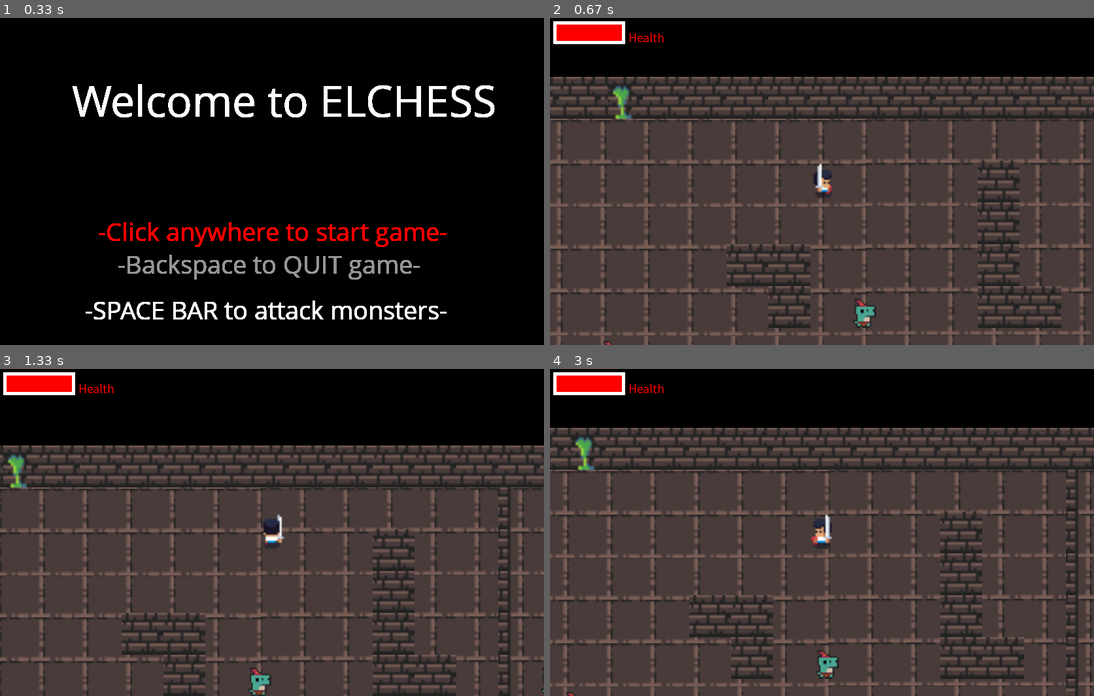
Above: before the commit, frames 1-4 (two rows, left to right).
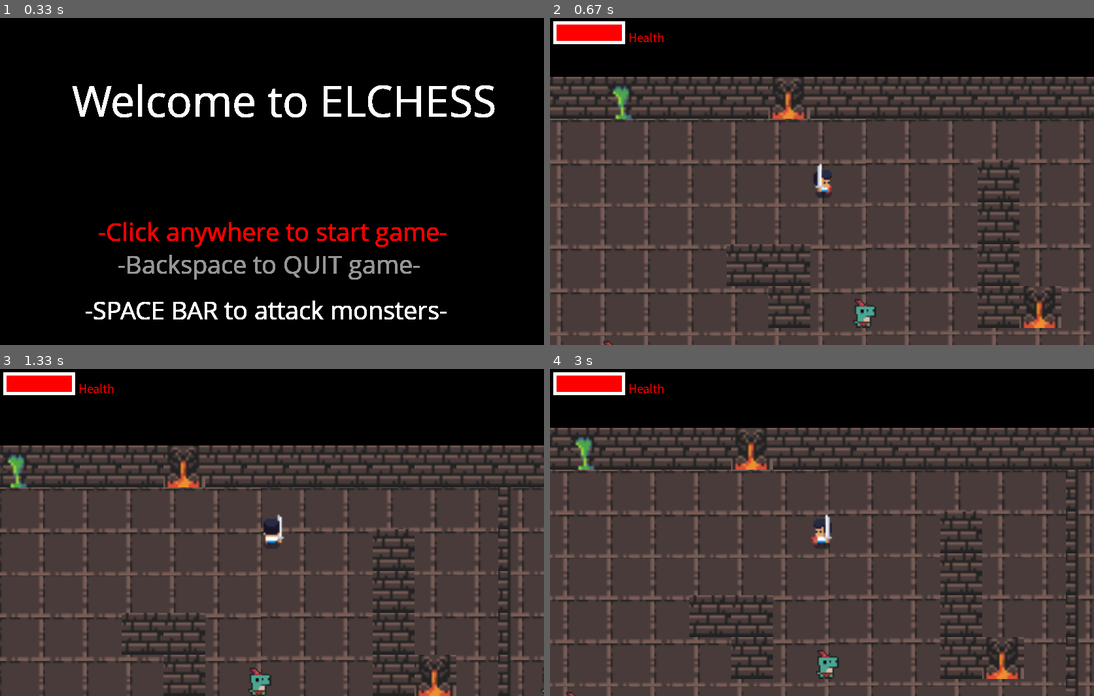
Above: after the commit, the same moments.

Repository: kobemaristela/ElChess
Game: pygame game, started from Map/rpg_game.py
The game is run twice, just before and just after one commit, with the same random seed, the same clock (stepped at 60 frames per second) and the same inputs.
Inputs (mouse positions are in pixels of both pictures, inside the frame that each line leads up to):
- Up to frame 1 (0.33 s): no input
- Up to frame 2 (0.67 s): click (822, 181) at 0.38 s
- Up to frame 3 (1.33 s): hold Right 0.67-1.13 s; hold Up from 1.17 s (still down); tap Space at 1.23 s
- Up to frame 4 (3 s): release Up at 1.47 s; hold Right 1.5-1.97 s; tap Space at 1.57, 1.87, 2.07, 2.37, 2.63, 2.97 s; hold Left 2-2.53 s; hold Down 2.57-2.87 s; hold Left from 2.9 s (still down)

Frame 1 is identical in both runs. In frame 2, 1.0% of the frame differs, in the area x 40-94%, y 18-95%; in frame 3, 1.0%; in frame 4, 1.0%.

Commit message:
Added other graphics and beginning of door logic

Diff:
--- a/Map/hero.py
+++ b/Map/hero.py
@@ -14,6 +14,7 @@
     QUIT
 )
 from monster import Monster
+#from map_tiles import Trigger_Door
 
 class Hero(pygame.sprite.Sprite):
     def __init__(self, position, groups, name, obstacle_sprites, level=1, hp=3, health=100):
@@ -73,6 +74,11 @@
         if key_pressed[pygame.K_SPACE] and not self.attacking:
             self.attacking = True
 
+            #attack audio
+            # self.attack_sound = pygame.mixer.Sound(pathlib.Path(__file__).parent.parent /  'Graphics-Audio/sound-effects/attack_sound.wav')
+            # self.attack_sound.set_volume(0.6)
+            # self.attack_sound.play()
+
     def import_player_assets(self):
         player_path = pathlib.Path(__file__).parent.parent / 'Graphics-Audio/player/'
         self.animations = {'right_idle': [], 'left_idle': [], 'up_idle': [], 'down_idle': [],
@@ -81,6 +87,12 @@
         for animation in self.animations.keys():
             full_path = player_path / animation
             self.animations[animation] = import_folder(full_path)
+
+        #self.door_animations = {'trigger_door': []}
+        #door_path = pathlib.Path(__file__).parent.parent / 'Graphics-Audio/door/'
+        #for door_frame_animation in self.door_animations.keys():
+        #    full_path = door_path / door_frame_animation
+        #    self.door_animations[door_frame_animation] = import_folder(full_path)
         print(self.animations)
 
     def get_status(self):
@@ -127,6 +139,13 @@
                 #print("monster collision\n")
                 self.health -= 0.5
 
+            # if type(sprite) == Trigger_Door:
+            #     print('door triggered')
+            #     if sprite.door_status == 'closed':
+            #         Trigger_Door.open_door(sprite)
+            #     else:
+            #         Trigger_Door.close_door(sprite)
+
             if direction == "horizontal":
                 if self.direction.x > 0:
                     self.rect.right = sprite.rect.left
@@ -138,7 +157,6 @@
                 if self.direction.y < 0:
                     self.rect.top = sprite.rect.bottom
 
-
     def update(self):
         self.keyboard_input()
         #self.get_status()
--- a/Map/map_constants.py
+++ b/Map/map_constants.py
@@ -10,40 +10,40 @@
 HEALTH_BAR_HEIGHT, BG_HEIGHT = 25, 35
 
 RPG_MAP = [
-['w','w','g','w','w','w','w','w','w','w','w','w','w','w','w','w','w','w','w','w','w','w','w','w','w','w','l'],
+['w','w','g','w','w','w','f','w','w','w','w','w','w','w','w','w','w','w','w','w','w','w','w','w','w','w','l'],
 ['l',' ',' ',' ',' ',' ',' ',' ',' ',' ',' ',' ',' ',' ','l',' ',' ','r',' ',' ',' ',' ',' ',' ',' ',' ','l'],
 ['l',' ',' ',' ',' ',' ',' ','p',' ',' ',' ','w',' ',' ','l',' ',' ','r',' ',' ',' ',' ',' ',' ',' ',' ','l'],
 ['l',' ',' ',' ',' ',' ',' ',' ',' ',' ',' ','w',' ',' ','l',' ',' ','r',' ','B',' ',' ',' ',' ',' ',' ','l'],
 ['l',' ',' ',' ',' ','w','w',' ',' ',' ',' ','w',' ',' ','l',' ',' ','r',' ',' ',' ',' ',' ',' ',' ',' ','l'],
-['l',' ',' ',' ',' ',' ','w',' ','M',' ',' ','w','w',' ','l','M',' ','r',' ',' ',' ',' ',' ',' ',' ',' ','l'],
+['l',' ',' ',' ',' ',' ','w',' ','M',' ',' ','w','f',' ','l','M',' ','r',' ',' ',' ',' ',' ',' ',' ',' ','l'],
 ['l',' ','M',' ',' ',' ',' ',' ',' ',' ',' ',' ',' ',' ','l',' ',' ','w','w','w',' ',' ',' ',' ',' ',' ','l'],
 ['l',' ',' ',' ',' ',' ',' ',' ','g','w','w',' ',' ',' ','l',' ',' ',' ',' ','r',' ',' ',' ',' ',' ',' ','l'],
-['w','w','d','w','w','w','w',' ',' ',' ','w',' ',' ','w','l',' ',' ',' ',' ','r','w',' ',' ',' ',' ',' ','l'],
+['w','w','d','w','f','w','w',' ',' ',' ','w',' ',' ','w','l',' ',' ',' ',' ','r','w',' ',' ',' ','M',' ','l'],
 ['l',' ',' ',' ',' ',' ','w',' ',' ',' ',' ',' ',' ',' ','l',' ',' ',' ',' ',' ','r','w',' ',' ',' ',' ','l'],
 ['l',' ',' ',' ',' ',' ','w',' ',' ','M',' ',' ',' ','M','l',' ',' ',' ',' ',' ',' ','r','w',' ',' ',' ','l'],
 ['l',' ',' ',' ','M',' ','w',' ',' ',' ',' ',' ',' ',' ','l',' ',' ',' ',' ',' ',' ',' ',' ',' ',' ',' ','l'],
-['l',' ',' ',' ',' ','w','w',' ',' ',' ',' ','w',' ',' ','l',' ',' ',' ',' ',' ',' ',' ',' ',' ',' ',' ','l'],
-['w','g','w','w','w','w','g','w','w','w','w','w','w',' ','l',' ',' ',' ',' ',' ',' ',' ',' ',' ',' ',' ','l'],
+['l',' ',' ',' ',' ','w','w',' ',' ',' ',' ','w',' ',' ','l',' ',' ','f','f',' ',' ',' ',' ',' ',' ',' ','l'],
+['w','g','w','w','w','w','g','w','w','w','f','w','w',' ','l',' ',' ',' ',' ','w',' ',' ',' ',' ','M',' ','l'],
 ['l',' ',' ',' ',' ',' ',' ',' ',' ',' ',' ',' ',' ',' ','l',' ',' ',' ',' ',' ',' ',' ',' ',' ',' ',' ','l'],
+['l',' ',' ',' ',' ',' ',' ',' ',' ',' ',' ',' ',' ',' ','l',' ',' ',' ',' ',' ','M',' ',' ',' ',' ',' ','l'],
+['l',' ',' ','f',' ',' ','M',' ',' ',' ',' ',' ',' ',' ','l',' ',' ',' ',' ',' ',' ',' ',' ',' ',' ',' ','l'],
 ['l',' ',' ',' ',' ',' ',' ',' ',' ',' ',' ',' ',' ',' ','l',' ',' ',' ',' ',' ',' ',' ',' ',' ',' ',' ','l'],
-['l',' ',' ',' ',' ',' ',' ',' ',' ',' ',' ',' ',' ',' ','l',' ',' ',' ',' ',' ',' ',' ',' ',' ',' ',' ','l'],
-['l',' ',' ',' ',' ',' ',' ',' ',' ',' ',' ',' ',' ',' ','l',' ',' ',' ',' ',' ',' ',' ',' ',' ',' ',' ','l'],
-['l',' ',' ',' ',' ',' ',' ',' ',' ',' ',' ','w',' ',' ','w','w','w','w',' ',' ','w','w','w','w','w','w','l'],
+['l',' ',' ',' ',' ',' ',' ',' ',' ',' ',' ','w',' ',' ','w','w','w','w',' ',' ','w','w','f','w','w','w','l'],
 ['l',' ',' ',' ',' ',' ',' ',' ',' ',' ','g','w','g',' ','l',' ',' ',' ',' ',' ',' ',' ',' ',' ',' ',' ','l'],
-['l',' ',' ',' ',' ',' ',' ',' ',' ',' ',' ','w',' ',' ','l',' ',' ',' ',' ',' ',' ',' ',' ',' ',' ',' ','l'],
+['l',' ',' ',' ',' ',' ',' ',' ',' ',' ',' ','f',' ',' ','l',' ',' ',' ',' ',' ',' ',' ',' ',' ',' ',' ','l'],
 ['l',' ',' ','M',' ',' ',' ',' ',' ',' ',' ',' ',' ',' ','l',' ',' ',' ',' ',' ',' ',' ',' ',' ',' ',' ','l'],
-['l',' ',' ',' ',' ',' ',' ',' ',' ',' ',' ',' ',' ',' ','l',' ',' ',' ',' ',' ',' ',' ',' ',' ',' ',' ','l'],
+['l',' ',' ',' ',' ',' ',' ',' ',' ',' ',' ',' ',' ',' ','l',' ','M',' ',' ',' ',' ',' ',' ',' ',' ',' ','l'],
+['l',' ',' ',' ',' ','w',' ',' ',' ',' ','M',' ',' ',' ','l',' ',' ',' ',' ',' ',' ',' ',' ',' ',' ',' ','l'],
 ['l',' ',' ',' ',' ','w',' ',' ',' ',' ',' ',' ',' ',' ','l',' ',' ',' ',' ',' ',' ',' ',' ',' ',' ',' ','l'],
-['l',' ',' ',' ',' ','w',' ',' ',' ',' ',' ',' ',' ',' ','l',' ',' ',' ',' ',' ',' ',' ',' ',' ',' ',' ','l'],
-['l',' ',' ',' ',' ','w',' ',' ',' ',' ',' ',' ',' ',' ','l',' ',' ',' ',' ',' ',' ',' ',' ',' ',' ',' ','l'],
+['l',' ',' ',' ',' ','w',' ',' ',' ',' ',' ',' ',' ',' ','l',' ',' ',' ',' ',' ','M',' ',' ',' ',' ',' ','l'],
 ['l',' ',' ','g','w','w','g',' ',' ',' ',' ',' ',' ',' ','l',' ',' ',' ',' ',' ',' ',' ',' ',' ',' ',' ','l'],
 ['l',' ',' ',' ',' ',' ',' ',' ',' ',' ',' ',' ',' ',' ','l',' ',' ',' ',' ',' ',' ',' ',' ',' ',' ',' ','l'],
-['l',' ',' ',' ',' ',' ',' ',' ',' ',' ',' ',' ',' ','w','l',' ',' ',' ',' ',' ',' ',' ',' ',' ',' ',' ','l'],
+['l',' ',' ',' ',' ',' ',' ',' ',' ',' ',' ',' ',' ','w','l',' ',' ',' ',' ',' ',' ',' ',' ','M',' ',' ','l'],
 ['l',' ',' ',' ','w',' ',' ',' ',' ',' ',' ',' ','w','l',' ',' ',' ',' ',' ',' ',' ',' ',' ',' ',' ',' ','l'],
 ['l',' ',' ',' ',' ','w',' ',' ',' ',' ',' ',' ','w','l',' ',' ',' ',' ',' ',' ',' ',' ',' ',' ',' ',' ','l'],
-['l',' ',' ',' ',' ',' ','w',' ',' ',' ',' ','g','w','l',' ',' ',' ',' ',' ',' ',' ',' ',' ',' ',' ',' ','l'],
+['l',' ',' ',' ',' ',' ','f',' ',' ',' ',' ','g','f','l',' ',' ',' ',' ','M',' ',' ',' ',' ',' ',' ',' ','l'],
 ['l',' ',' ',' ','g','w',' ',' ',' ',' ',' ',' ',' ',' ',' ',' ',' ',' ',' ',' ',' ',' ',' ',' ',' ',' ','l'],
-['l',' ',' ',' ',' ',' ',' ',' ',' ',' ',' ',' ',' ',' ',' ',' ',' ',' ',' ',' ',' ',' ',' ',' ',' ',' ','l'],
+['l',' ',' ',' ',' ',' ',' ',' ','M',' ',' ',' ',' ',' ',' ',' ',' ',' ',' ',' ',' ',' ',' ',' ',' ',' ','l'],
 ['l',' ',' ',' ',' ',' ',' ',' ',' ',' ',' ',' ',' ',' ',' ',' ',' ',' ',' ',' ',' ',' ',' ',' ',' ',' ','l'],
 ['w','w','g','w','w','w','w','w','w','w','w','w','w','w','w','w','w','w','w','w','w','w','w','w','w','w','l']
 ]
--- a/Map/map_tiles.py
+++ b/Map/map_tiles.py
@@ -10,20 +10,38 @@
     def __init__(self, position, groups, type):
         super().__init__(groups)
         if type == 'mid':
-            self.image = pygame.image.load(pathlib.Path(__file__).parent.parent / 'Graphics-Audio/wall_mid.png').convert_alpha()
+            self.image = pygame.image.load(pathlib.Path(__file__).parent.parent / 'Graphics-Audio/walls/wall_mid.png').convert_alpha()
         elif type == 'left':
-            self.image = pygame.image.load(pathlib.Path(__file__).parent.parent / 'Graphics-Audio/wall_left.png').convert_alpha()
+            self.image = pygame.image.load(pathlib.Path(__file__).parent.parent / 'Graphics-Audio/walls/wall_left.png').convert_alpha()
         elif type == 'right':
-            self.image = pygame.image.load(pathlib.Path(__file__).parent.parent / 'Graphics-Audio/wall_right.png').convert_alpha()
+            self.image = pygame.image.load(pathlib.Path(__file__).parent.parent / 'Graphics-Audio/walls/wall_right.png').convert_alpha()
         elif type == 'goo':
-            self.image = pygame.image.load(pathlib.Path(__file__).parent.parent / 'Graphics-Audio/wall_goo.png').convert_alpha()
+            self.image = pygame.image.load(pathlib.Path(__file__).parent.parent / 'Graphics-Audio/walls/wall_goo.png').convert_alpha()
+        elif type == 'fountain':
+            self.image = pygame.image.load(pathlib.Path(__file__).parent.parent / 'Graphics-Audio/walls/wall_fountain.png').convert_alpha()
         self.rect = self.image.get_rect(topleft = position)
 
-class Door(pygame.sprite.Sprite):
-   def __init__(self, position, groups):
+class Trigger_Door(pygame.sprite.Sprite):
+    def __init__(self, position, groups):
         super().__init__(groups)
-        self.image = pygame.image.load(pathlib.Path(__file__).parent.parent / 'Graphics-Audio/door.png').convert_alpha()
+        self.image = pygame.image.load(pathlib.Path(__file__).parent.parent / 'Graphics-Audio/door/door.png').convert_alpha()
         self.rect = self.image.get_rect(topleft = position)
+
+        self.door_status = 'closed'
+
+    def open_door(self):
+        self.image = pygame.image.load(pathlib.Path(__file__).parent.parent / 'Graphics-Audio/door/doors_open.png').convert_alpha()
+        self.door_status = 'open'
+
+    def close_door(self):
+        self.image = pygame.image.load(pathlib.Path(__file__).parent.parent / 'Graphics-Audio/door/door.png').convert_alpha()
+        self.door_status = 'closed'
+
+# class Door(pygame.sprite.Sprite):
+#    def __init__(self, position, groups):
+#         super().__init__(groups)
+#         self.image = pygame.image.load(pathlib.Path(__file__).parent.parent / 'Graphics-Audio/door.png').convert_alpha()
+#         self.rect = self.image.get_rect(topleft = position)
 
 class Boss(pygame.sprite.Sprite):
     def __init__(self, position, groups):
@@ -83,8 +101,10 @@
                     Wall((x, y), [self.visible_sprites, self.obstacle_sprites], 'right')
                 elif col == 'g':
                     Wall((x, y), [self.visible_sprites, self.obstacle_sprites], 'goo')
+                elif col == 'f':
+                    Wall((x, y), [self.visible_sprites, self.obstacle_sprites], 'fountain')
                 elif col == 'd':
-                    Door((x, y), [self.visible_sprites, self.obstacle_sprites])
+                    Trigger_Door((x, y), [self.visible_sprites, self.obstacle_sprites])
                 elif col == 'p':
                     self.player = Hero((x, y), [self.visible_sprites],'bob', self.obstacle_sprites)
                 elif col == 'B':
--- a/Map/rpg_game.py
+++ b/Map/rpg_game.py
@@ -15,8 +15,8 @@
         self.map = Map()
 
         #audio
-        self.music = pygame.mixer.Sound(pathlib.Path(__file__).parent.parent /  'Graphics-Audio/dungeon_music.wav')
-        self.music.set_volume(0.5)
+        self.music = pygame.mixer.Sound(pathlib.Path(__file__).parent.parent /  'Graphics-Audio/sound-effects/dungeon_music.wav')
+        self.music.set_volume(0.4)
         self.music.play(-1)
 
     def homescreen(self):
Renamed: Graphics-Audio/door.png -> Graphics-Audio/door/door.png
Binary file added: Graphics-Audio/door/doors_open.png
Binary file added: Graphics-Audio/walls/wall_fountain.png
Renamed: Graphics-Audio/wall_goo.png -> Graphics-Audio/walls/wall_goo.png
Renamed: Graphics-Audio/wall_left.png -> Graphics-Audio/walls/wall_left.png
Renamed: Graphics-Audio/wall_mid.png -> Graphics-Audio/walls/wall_mid.png
Renamed: Graphics-Audio/wall_right.png -> Graphics-Audio/walls/wall_right.png
Not shown, added: Graphics-Audio/sound-effects/attack_sound.wav
Not shown, added: Graphics-Audio/sound-effects/dungeon_music.wav
